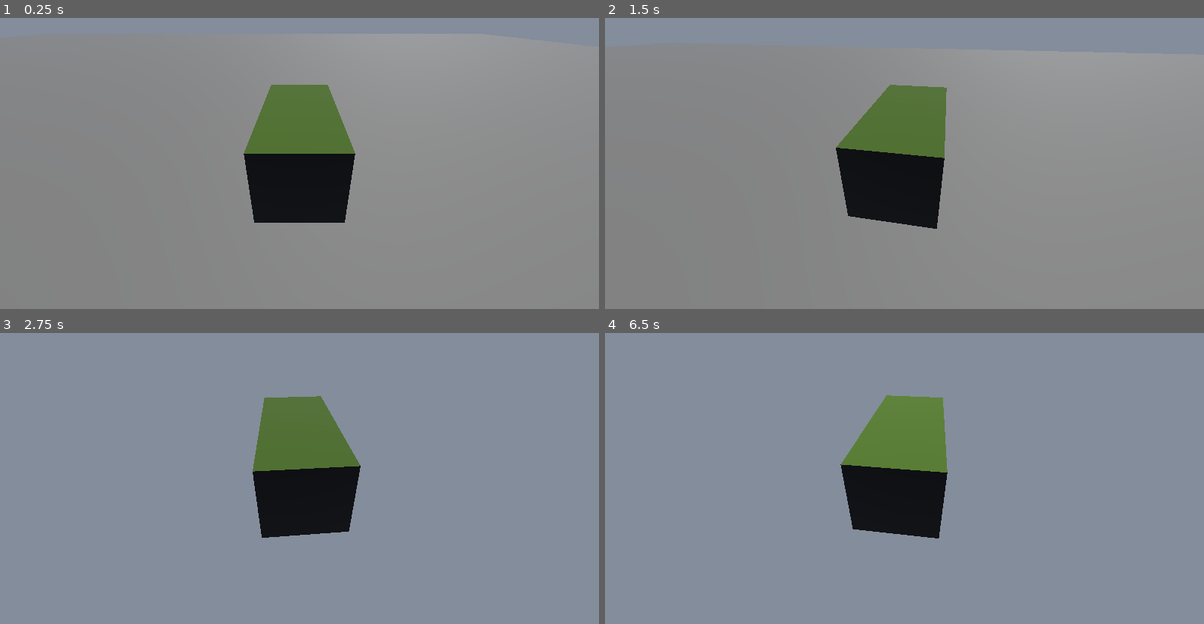
Above: before the commit, frames 1-4 (two rows, left to right).
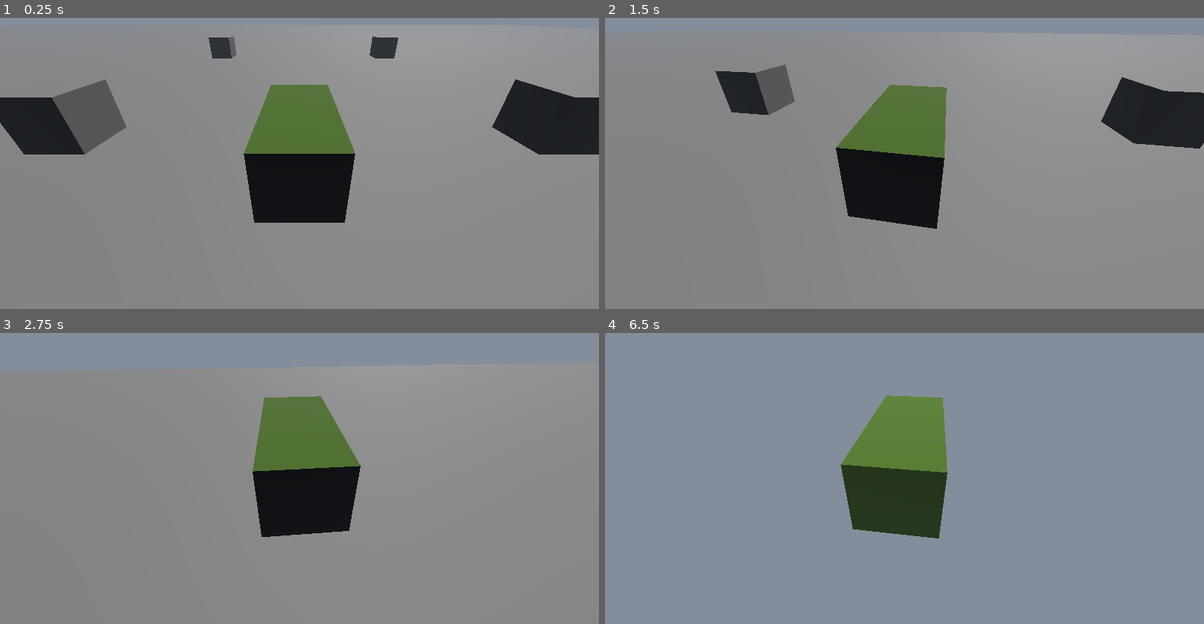
Above: after the commit, the same moments.

Repository: SzymonM06/TechQuest2026_ZSTStrzyzow
Game: Godot game, scene res://level.tscn
The game is run twice, just before and just after one commit, with the same random seed, the same clock (stepped at 60 frames per second) and the same inputs.
Inputs (mouse positions are in pixels of both pictures, inside the frame that each line leads up to):
- Up to frame 1 (0.25 s): no input
- Up to frame 2 (1.5 s): tap Enter at 0.5 s; move the mouse to (934, 140) at 0.52 s; hold W (forward) from 0.53 s (still down); move the mouse to (874, 143) at 1.27 s
- Up to frame 3 (2.75 s): keep holding W (forward); move the mouse to (311, 449) at 2.02 s
- Up to frame 4 (6.5 s): move the mouse to (898, 461) at 2.77 s; tap Space at 3.5, 5 s; move the mouse to (946, 461) at 3.52 s; tap Enter at 4.25, 5.75 s; move the mouse to (856, 452) at 4.27 s; move the mouse to (910, 455) at 5.02 s; move the mouse to (880, 449) at 5.77 s; release W (forward) at 5.78 s; hold D (right) from 5.78 s (still down)

The runs differ from the first frame. In frame 1, 7.8% of the frame differs, in the area x 0-100%, y 6-47%; in frame 2, 4.7%; in frame 3, less than 0.1%; in frame 4, 3.6%.

Commit message:
czołg rusza się poprawnie + obstacle

Diff:
--- a/level.tscn
+++ b/level.tscn
@@ -14,7 +14,7 @@
 
 [node name="CSGBox3D" type="CSGBox3D" parent="." unique_id=898755860]
 use_collision = true
-size = Vector3(50, 0.055, 50)
+size = Vector3(100, 0.055, 100)
 
 [node name="Player" parent="." unique_id=534327215 instance=ExtResource("1_u52ul")]
 transform = Transform3D(1, 0, 0, 0, 1, 0, 0, 0, 1, -4.023759, 0.57355666, -0.76218605)
@@ -24,3 +24,32 @@
 
 [node name="DirectionalLight3D" type="DirectionalLight3D" parent="." unique_id=1859049068]
 transform = Transform3D(0.9135454, 0.30696803, -0.26684326, 0, 0.656059, 0.75470954, 0.40673664, -0.68946147, 0.5993397, 0, 9.50968, 0)
+
+[node name="Obstacle" type="CSGBox3D" parent="." unique_id=2009695222]
+transform = Transform3D(1, 0, 0, 0, 1, 0, 0, 0, 1, 0, 0.49342155, 0)
+use_collision = true
+
+[node name="Obstacle2" type="CSGBox3D" parent="." unique_id=1645554223]
+transform = Transform3D(1, 0, 0, 0, 1, 0, 0, 0, 1, -8.445857, 0.49342155, 0)
+use_collision = true
+
+[node name="Obstacle3" type="CSGBox3D" parent="." unique_id=2101736126]
+transform = Transform3D(1, 0, 0, 0, 1, 0, 0, 0, 1, 0, 0.49342155, 8.999193)
+use_collision = true
+
+[node name="Obstacle4" type="CSGBox3D" parent="." unique_id=250095397]
+transform = Transform3D(1, 0, 0, 0, 1, 0, 0, 0, 1, -8.445857, 0.49342155, 8.999193)
+use_collision = true
+
+[node name="Obstacle5" type="CSGBox3D" parent="." unique_id=1308902680]
+transform = Transform3D(1, 0, 0, 0, 1, 0, 0, 0, 1, 0, 0.49342155, -7.885166)
+use_collision = true
+
+[node name="Obstacle6" type="CSGBox3D" parent="." unique_id=2050212925]
+transform = Transform3D(1, 0, 0, 0, 1, 0, 0, 0, 1, 20.727528, 2.2039356, -7.885166)
+use_collision = true
+size = Vector3(5, 5, 1)
+
+[node name="Obstacle7" type="CSGBox3D" parent="." unique_id=1275760546]
+transform = Transform3D(1, 0, 0, 0, 1, 0, 0, 0, 1, -8.445857, 0.49342155, -7.885166)
+use_collision = true
--- a/player.gd
+++ b/player.gd
@@ -2,9 +2,11 @@
 
 const ENGINE_POWER = 71960.0
 @onready var left_wheels = [$VehicleWheel3D,$VehicleWheel3D2,
-$VehicleWheel3D3,$VehicleWheel3D4,$VehicleWheel3D5]
+$VehicleWheel3D3,$VehicleWheel3D4,$VehicleWheel3D5,
+$VehicleWheel3D11,$VehicleWheel3D12]
 @onready var right_wheels = [$VehicleWheel3D6,$VehicleWheel3D7,
-$VehicleWheel3D8,$VehicleWheel3D9,$VehicleWheel3D10]
+$VehicleWheel3D8,$VehicleWheel3D9,$VehicleWheel3D10,
+$VehicleWheel3D13,$VehicleWheel3D14]
 # Called when the node enters the scene tree for the first time.
 func _ready() -> void:
 	pass # Replace with function body.
@@ -15,7 +17,12 @@
 	var steer = Input.get_axis("right","left")
 	var move_dir = Input.get_axis("backward","forward")
 	var engine_power = 20.0
-	if steer != 0:
+	if steer != 0 and move_dir != 0:
+		for wheel in left_wheels:
+			wheel.engine_force = ENGINE_POWER * (move_dir-steer) * 2
+		for wheel in right_wheels:
+			wheel.engine_force = ENGINE_POWER * (move_dir+steer) * 2
+	elif steer != 0:
 		for wheel in left_wheels:
 			wheel.engine_force = ENGINE_POWER * -steer * 2
 		for wheel in right_wheels:
--- a/player.tscn
+++ b/player.tscn
@@ -45,39 +45,69 @@
 [node name="VehicleWheel3D" type="VehicleWheel3D" parent="." unique_id=937428144]
 transform = Transform3D(1, 0, 0, 0, 1, 0, 0, 0, 1, 0.55, -0.357, 0.86)
 wheel_radius = 0.195
+suspension_stiffness = 1.0
+
+[node name="VehicleWheel3D11" type="VehicleWheel3D" parent="." unique_id=1649553236]
+transform = Transform3D(1, 0, 0, 0, 1, 0.00010471976, 0, -0.00010471976, 1, 0.55, -0.314, 1.3)
+wheel_radius = 0.195
+suspension_stiffness = 1.0
+
+[node name="VehicleWheel3D12" type="VehicleWheel3D" parent="." unique_id=1486177175]
+transform = Transform3D(1, 0, 0, 0, 1, 0.00010471976, 0, -0.00010471976, 1, 0.55, -0.314, -1.34)
+wheel_radius = 0.195
+suspension_stiffness = 1.0
+
+[node name="VehicleWheel3D13" type="VehicleWheel3D" parent="." unique_id=1522458254]
+transform = Transform3D(1, 0, 0, 0, 1, 0.00010471976, 0, -0.00010471976, 1, -0.55, -0.314, 1.3)
+wheel_radius = 0.195
+suspension_stiffness = 1.0
+
+[node name="VehicleWheel3D14" type="VehicleWheel3D" parent="." unique_id=1191339034]
+transform = Transform3D(1, 0, 0, 0, 1, 0.00010471976, 0, -0.00010471976, 1, -0.552, -0.314, -1.34)
+wheel_radius = 0.195
+suspension_stiffness = 1.0
 
 [node name="VehicleWheel3D2" type="VehicleWheel3D" parent="." unique_id=1452761539]
 transform = Transform3D(1, 0, 0, 0, 1, 0, 0, 0, 1, 0.55, -0.357, 0.43)
 wheel_radius = 0.195
+suspension_stiffness = 1.0
 
 [node name="VehicleWheel3D3" type="VehicleWheel3D" parent="." unique_id=571460699]
 transform = Transform3D(1, 0, 0, 0, 1, 0, 0, 0, 1, 0.55, -0.357, 0)
 wheel_radius = 0.195
+suspension_stiffness = 1.0
 
 [node name="VehicleWheel3D4" type="VehicleWheel3D" parent="." unique_id=1838912157]
 transform = Transform3D(1, 0, 0, 0, 1, 0, 0, 0, 1, 0.55, -0.357, -0.43)
 wheel_radius = 0.195
+suspension_stiffness = 1.0
 
 [node name="VehicleWheel3D5" type="VehicleWheel3D" parent="." unique_id=1815864003]
 transform = Transform3D(1, 0, 0, 0, 1, 0, 0, 0, 1, 0.55, -0.357, -0.86)
 wheel_radius = 0.195
+suspension_stiffness = 1.0
 
 [node name="VehicleWheel3D6" type="VehicleWheel3D" parent="." unique_id=2132079545]
 transform = Transform3D(1, 0, 0, 0, 1, 0, 0, 0, 1, -0.551, -0.357, 0.86)
 wheel_radius = 0.195
+suspension_stiffness = 1.0
 
 [node name="VehicleWheel3D7" type="VehicleWheel3D" parent="." unique_id=1506995713]
 transform = Transform3D(1, 0, 0, 0, 1, 0, 0, 0, 1, -0.551, -0.357, 0.43)
 wheel_radius = 0.195
+suspension_stiffness = 1.0
 
 [node name="VehicleWheel3D8" type="VehicleWheel3D" parent="." unique_id=2027719425]
 transform = Transform3D(1, 0, 0, 0, 1, 0, 0, 0, 1, -0.5507979, -0.357, 0)
 wheel_radius = 0.195
+suspension_stiffness = 1.0
 
 [node name="VehicleWheel3D9" type="VehicleWheel3D" parent="." unique_id=188537106]
 transform = Transform3D(1, 0, 0, 0, 1, 0, 0, 0, 1, -0.551, -0.357, -0.43)
 wheel_radius = 0.195
+suspension_stiffness = 1.0
 
 [node name="VehicleWheel3D10" type="VehicleWheel3D" parent="." unique_id=1114193598]
 transform = Transform3D(1, 0, 0, 0, 1, 0, 0, 0, 1, -0.551, -0.357, -0.86)
 wheel_radius = 0.195
+suspension_stiffness = 1.0
